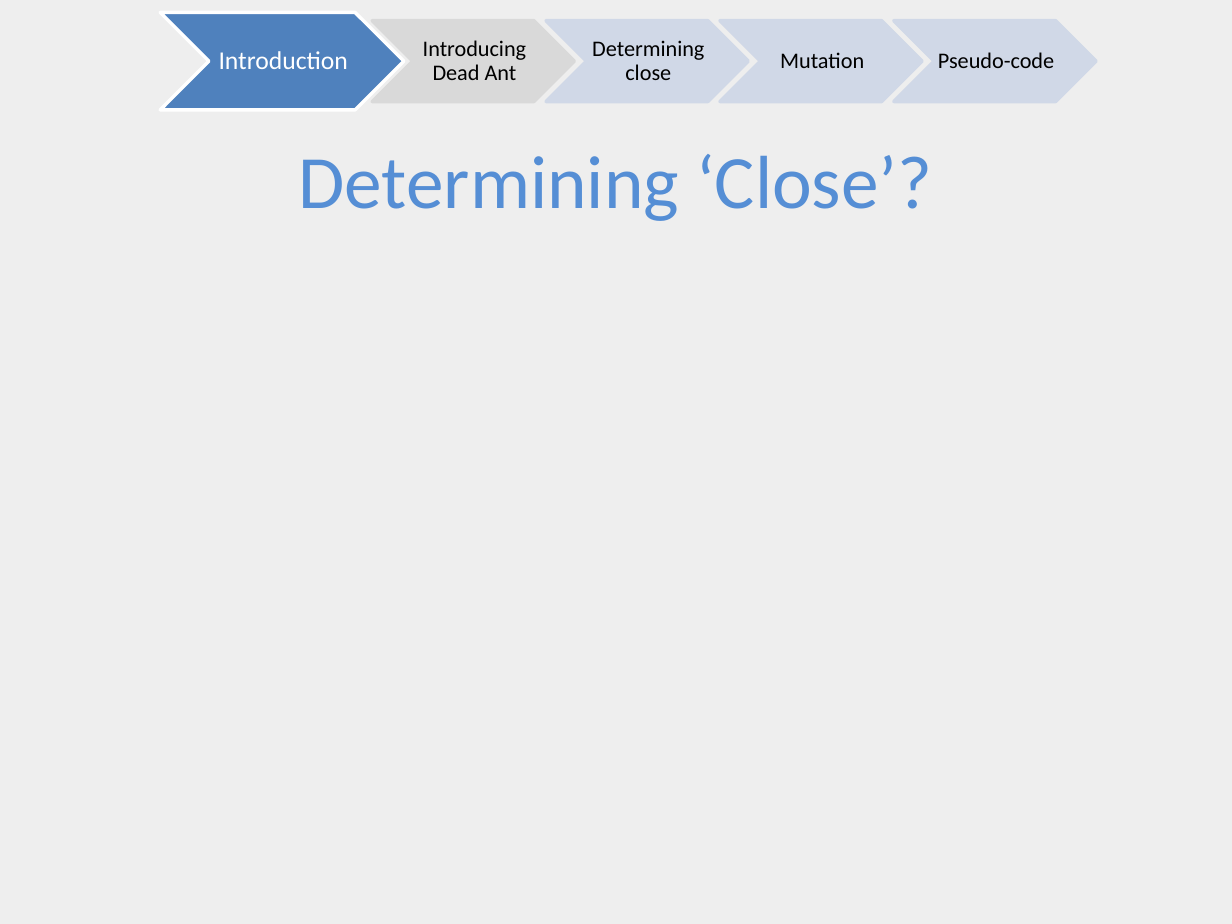
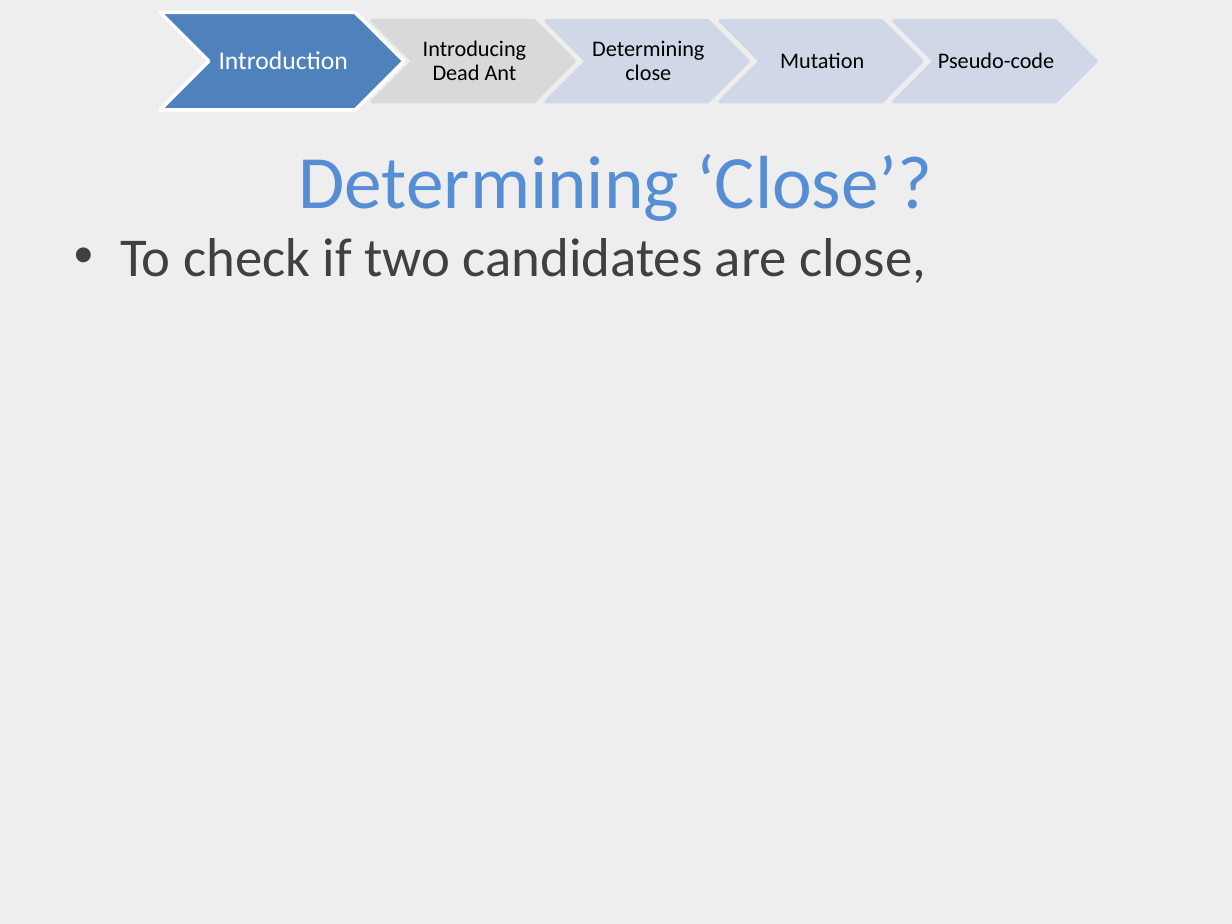
Before and after one commit to ai-se/Rahul, a slide deck: slide 4 of DEADANT/deadAnt.pptx. Drawn at 1232x924 pixels with LibreOffice and Linux fonts; fonts in the diff are those of the drawing. Boxes give left, top, right and bottom in pixels: in the first picture for what was removed or moved away, otherwise in the second. Text is boxed around its words. In the diff, an @@ line names an element or a change of style, - is before the commit and + after.

Commit message:
More updates..

```diff
--- a/DEADANT/deadAnt.pptx
+++ b/DEADANT/deadAnt.pptx
@@ text added at (120,238,926,283), 32 pt, text #404040 @@
+• To check if two candidates are close,
```
